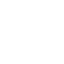
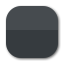
Layered file, before and after one edit (64 × 64). Changes by layer:
added layer "Layer 2" above "Rounded Rectangle 1" over [left=5, top=5, right=61, bottom=61]
painted on "Rounded Rectangle 1" over [left=5, top=6, right=61, bottom=61]
